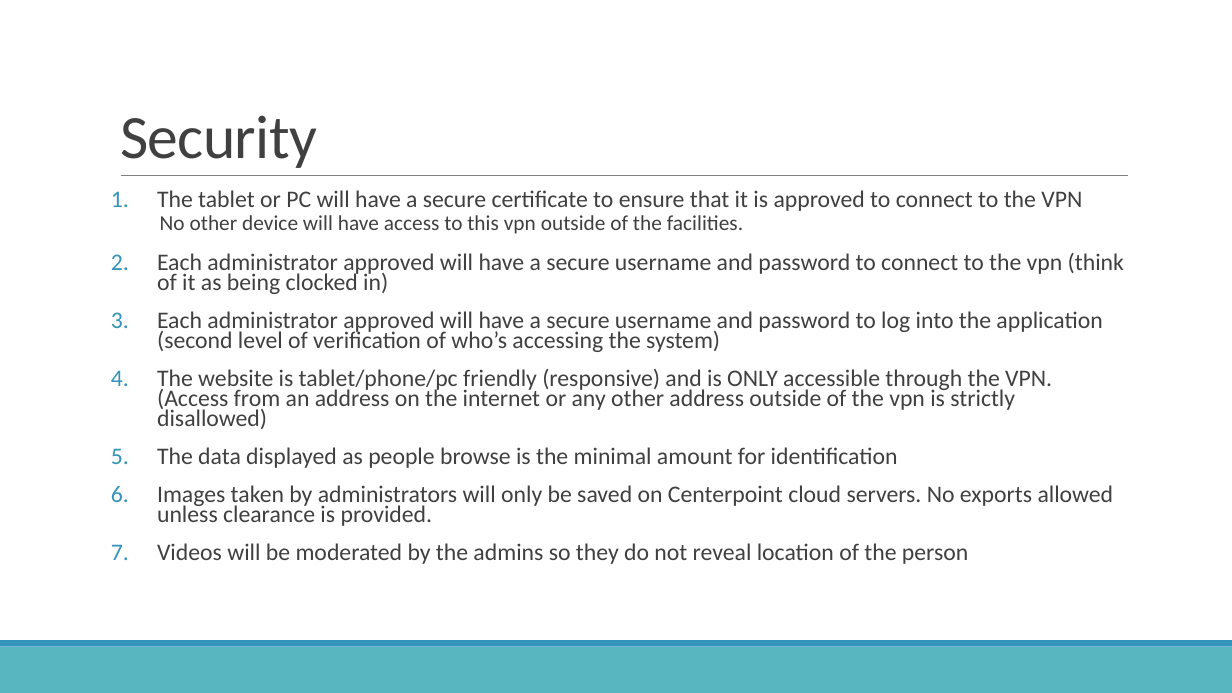
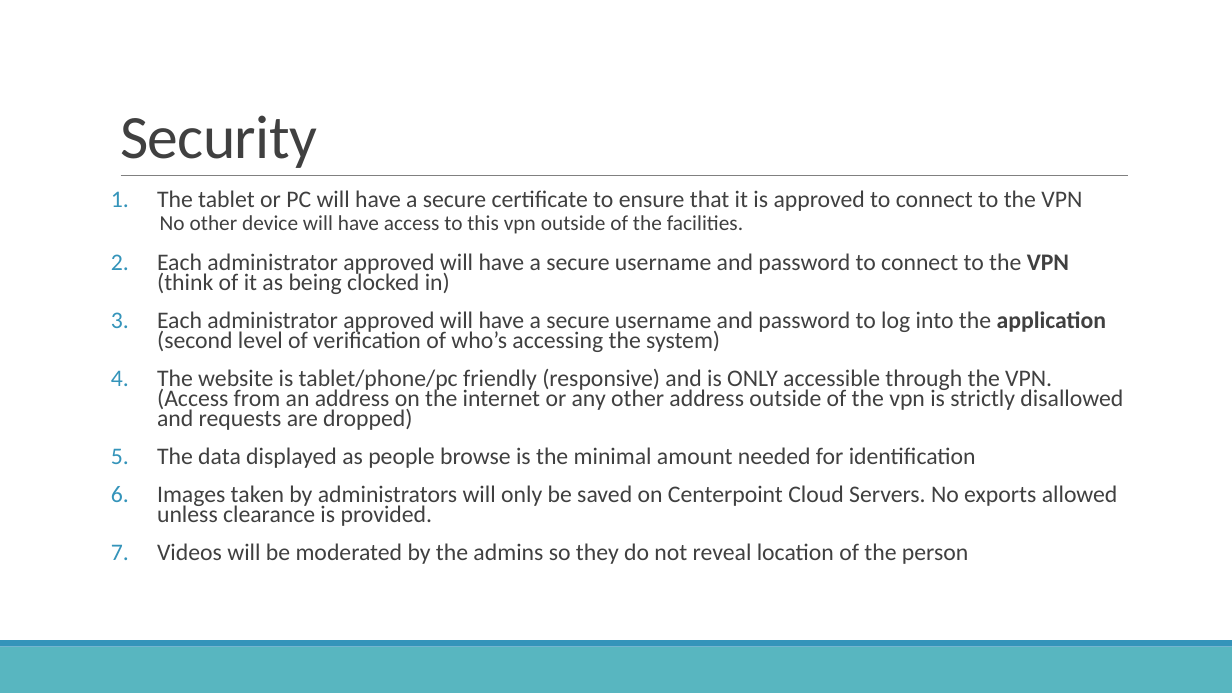
Before and after one commit to weirdaze/reunite, a slide deck: slide 8 of ReUnite Overview.pptx (slide 6 before the commit). Drawn at 1232x693 pixels with LibreOffice and Linux fonts; fonts in the diff are those of the drawing; background and template pictures are left out. Boxes give left, top, right and bottom in pixels: in the first picture for what was removed or moved away, otherwise in the second. Text is boxed around its words. In the diff, an @@ line names an element or a change of style, - is before the commit and + after.

```diff
--- a/ReUnite Overview.pptx
+++ b/ReUnite Overview.pptx
@@ text at bbox=[157, 253, 1069, 294]: text changed @@
-2. Each administrator approved will have a secure username and password to connect to the vpn (think of it as being clocked in)
+2. Each administrator approved will have a secure username and password to connect to the VPN (think of it as being clocked in)
@@ text at bbox=[157, 311, 1106, 352]: bold on in "application" @@
@@ text at bbox=[157, 369, 1123, 526]: text changed @@
-4. The website is tablet/phone/pc friendly (responsive) and is ONLY accessible through the VPN. (Access from an address on the internet or any other address outside of the vpn is strictly disallowed)
-5. The data displayed as people browse is the minimal amount for identification
-6. Images taken by administrators will only be saved on Centerpoint cloud servers. No exports allowed unless clearance is provided.
+4. The website is tablet/phone/pc friendly (responsive) and is ONLY accessible through the VPN. (Access from an address on the internet or any other address outside of the vpn is strictly disallowed and requests are dropped)
+5. The data displayed as people browse is the minimal amount needed for identification
+6. Images taken by administrators will only be saved on Centerpoint Cloud Servers. No exports allowed unless clearance is provided.
```
Also in this commit, not shown: 3 other slides changed, 3 slides added, 1 other file.
